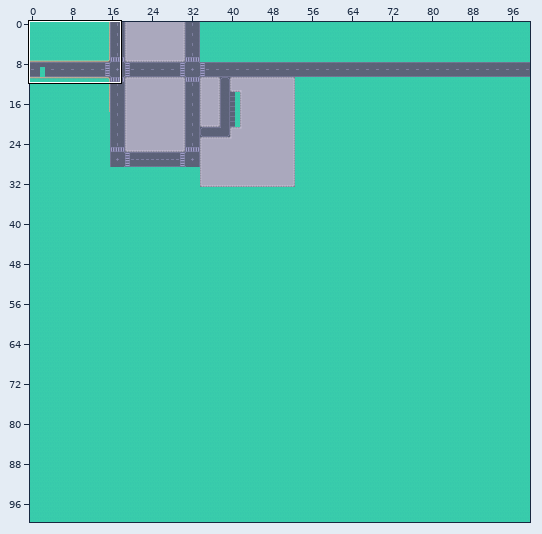
Tiled map (JSON): public/maps/teste.json. Above: a wide view before the commit, with the close-up outlined.
Close-up. Before:
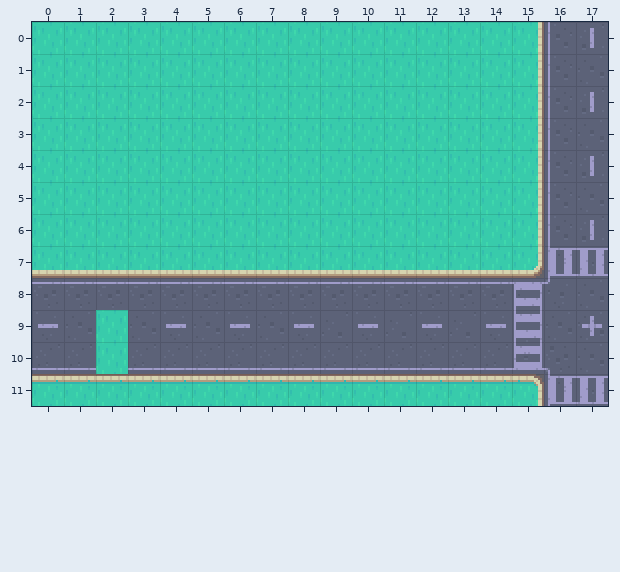
Cells are 16x16 px. Shown: x 0..17, y 0..11. The commit also changed other parts of the map, which this record leaves out.
After the commit:
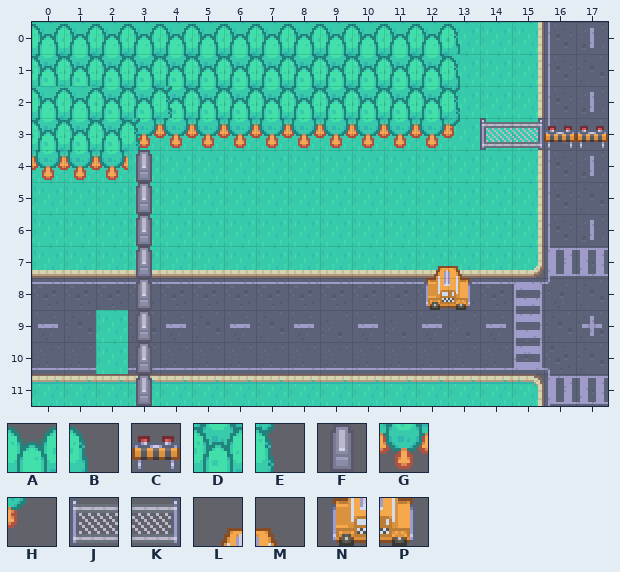
Key: from "Kenny RPG Urban Pack": A 235, B 236, C 248, D 262, E 263, F 272, G 289, H 290, J 355, K 357, L 393, M 394, N 420, P 421.
_ is an empty cell.
Tiles of an added or newly shown layer are drawn over the layers below it.
Edits made:
Layer "Solid" (now shown):
y 0: x 0..13 ______________ -> AAAAAAAAAAAAAB
y 1: x 0..3 ____ -> DDDD; x 5..13 _________ -> DDDDDDDDB
y 2: x 0..13 ______________ -> AADDDDDDDDDDDE
y 3: x 0..17 __________________ -> DDDGGGGGGGGGGHJKCC
y 4: x 0..3 ____ -> GGGF
y 5..6: x 3 _ -> F
y 7: x 3 _ -> F; x 12..13 __ -> LM
y 8: x 3 _ -> F; x 12..13 __ -> NP
y 9..11: x 3 _ -> F
Layer "Solid Level 2" (now shown):
y 1: x 4 _ -> D
y 2: x 4 _ -> E
y 3: x 3 _ -> E
